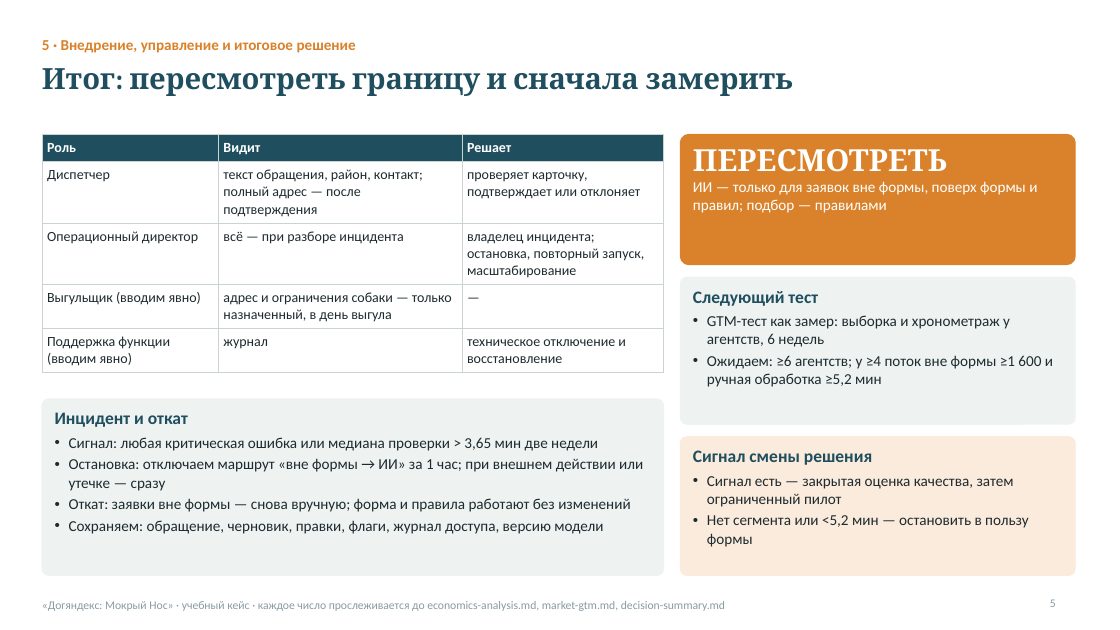
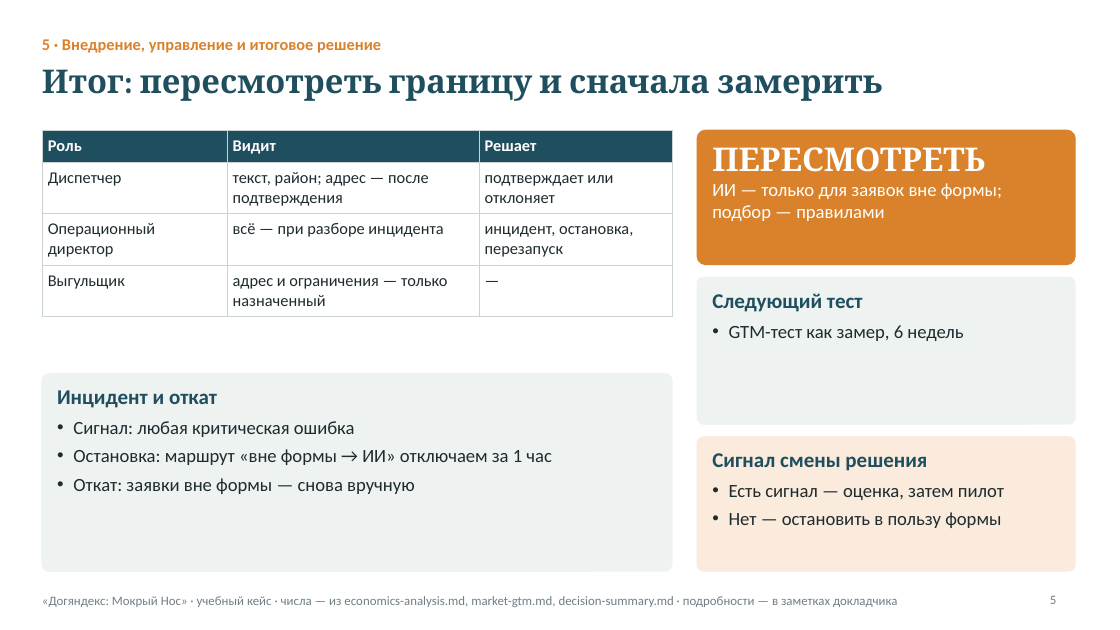
Before and after one commit to gs-hall/ai-tools-for-pdm-4-project, a slide deck: slide 5 of mokry-nos/presentation.pptx. Drawn at 1120x630 pixels with LibreOffice and Linux fonts; fonts in the diff are those of the drawing. Boxes give left, top, right and bottom in pixels: in the first picture for what was removed or moved away, otherwise in the second. Text is boxed around its words. In the diff, an @@ line names an element or a change of style, - is before the commit and + after.

```diff
--- a/mokry-nos/presentation.pptx
+++ b/mokry-nos/presentation.pptx
@@ text "5 · Внедрение, управление и ..." at (x1=42, y1=39, x2=381, y2=53): size 13 to 14 pt @@
@@ text "Итог: пересмотреть границу и сначала ..." at (x1=42, y1=69, x2=882, y2=101): size 25 to 28 pt @@
@@ table at (x1=42, y1=130, x2=672, y2=310) @@
-row 2: Диспетчер | текст обращения, район, контакт; полный адрес — после подтверждения | проверяет карточку, подтверждает или отклоняет
-row 3: Операционный директор | всё — при разборе инцидента | владелец инцидента; остановка, повторный запуск, масштабирование
-row 4: Выгульщик (вводим явно) | адрес и ограничения собаки — только назначенный, в день выгула | —
-row 5: Поддержка функции (вводим явно) | журнал | техническое отключение и восстановление
+row 2: Диспетчер | текст, район; адрес — после подтверждения | подтверждает или отклоняет
+row 3: Операционный директор | всё — при разборе инцидента | инцидент, остановка, перезапуск
+row 4: Выгульщик | адрес и ограничения — только назначенный | —
@@ table resized from (x1=42, y1=134, x2=664, y2=370) to (x1=42, y1=130, x2=672, y2=310) @@
@@ rounded rectangle resized from (x1=681, y1=134, x2=1075, y2=265) to (x1=697, y1=130, x2=1075, y2=265) @@
@@ text at (x1=712, y1=147, x2=985, y2=172): size 26 to 28 pt in "ПЕРЕСМОТРЕТЬ" @@
@@ text "ПЕРЕСМОТРЕТЬ" moved from (x1=693, y1=149, x2=1037, y2=213) to (x1=712, y1=147, x2=1002, y2=221) @@
@@ text at (x1=712, y1=183, x2=1002, y2=221): text changed; size 13 to 16 pt @@
-ИИ — только для заявок вне формы, поверх формы и правил; подбор — правилами
+ИИ — только для заявок вне формы; подбор — правилами
@@ rounded rectangle resized from (x1=681, y1=277, x2=1075, y2=424) to (x1=697, y1=277, x2=1075, y2=424) @@
@@ text at (x1=712, y1=293, x2=863, y2=312): size 15 to 18 pt in "Следующий тест"; more space between paragraphs @@
@@ text "Следующий тест" moved from (x1=693, y1=291, x2=1053, y2=387) to (x1=712, y1=293, x2=963, y2=341) @@
@@ text at (x1=729, y1=325, x2=963, y2=341): text changed; size 13 to 16 pt @@
-• GTM-тест как замер: выборка и хронометраж у агентств, 6 недель
-• Ожидаем: ≥6 агентств; у ≥4 поток вне формы ≥1 600 и ручная обработка ≥5,2 мин
+• GTM-тест как замер, 6 недель
@@ proportions changed in 3 elements at (x1=697, y1=437, x2=1075, y2=571), (x1=697, y1=130, x2=1075, y2=265), (x1=42, y1=374, x2=672, y2=571) @@
@@ rounded rectangle resized from (x1=42, y1=399, x2=664, y2=576) to (x1=42, y1=374, x2=672, y2=571) @@
@@ text "Инцидент и откат" moved from (x1=55, y1=412, x2=643, y2=534) to (x1=57, y1=390, x2=552, y2=494) @@
@@ text at (x1=57, y1=390, x2=217, y2=408): size 15 to 18 pt in "Инцидент и откат"; more space between paragraphs @@
@@ text at (x1=73, y1=421, x2=552, y2=494): text changed; size 13 to 16 pt @@
-• Сигнал: любая критическая ошибка или медиана проверки > 3,65 мин две недели
-• Остановка: отключаем маршрут «вне формы → ИИ» за 1 час; при внешнем действии или утечке — сразу
-• Откат: заявки вне формы — снова вручную; форма и правила работают без изменений
-• Сохраняем: обращение, черновик, правки, флаги, журнал доступа, версию модели
+• Сигнал: любая критическая ошибка
+• Остановка: маршрут «вне формы → ИИ» отключаем за 1 час
+• Откат: заявки вне формы — снова вручную
@@ rounded rectangle resized from (x1=681, y1=437, x2=1075, y2=576) to (x1=697, y1=437, x2=1075, y2=571) @@
@@ text "Сигнал смены решения" moved from (x1=693, y1=450, x2=1029, y2=547) to (x1=712, y1=453, x2=1004, y2=528) @@
@@ text at (x1=712, y1=453, x2=927, y2=471): size 15 to 18 pt in "Сигнал смены решения"; more space between paragraphs @@
@@ text at (x1=729, y1=485, x2=1004, y2=528): text changed; size 13 to 16 pt @@
-• Сигнал есть — закрытая оценка качества, затем ограниченный пилот
-• Нет сегмента или <5,2 мин — остановить в пользу формы
+• Есть сигнал — оценка, затем пилот
+• Нет — остановить в пользу формы
@@ text at (x1=42, y1=596, x2=898, y2=607): text changed; size 10 to 11 pt; text colour #8A9BA3 to #6F7F86 @@
-«Догяндекс: Мокрый Нос» · учебный кейс · каждое число прослеживается до economics-analysis.md, market-gtm.md, decision-summary.md
+«Догяндекс: Мокрый Нос» · учебный кейс · числа — из economics-analysis.md, market-gtm.md, decision-summary.md · подробности — в заметках докладчика
@@ page number at (x1=1050, y1=596, x2=1056, y2=604): size 10 to 11 pt, text colour #8A9BA3 to #6F7F86 @@
```
Also in this commit, not shown: 4 other slides changed, 1 other file.
